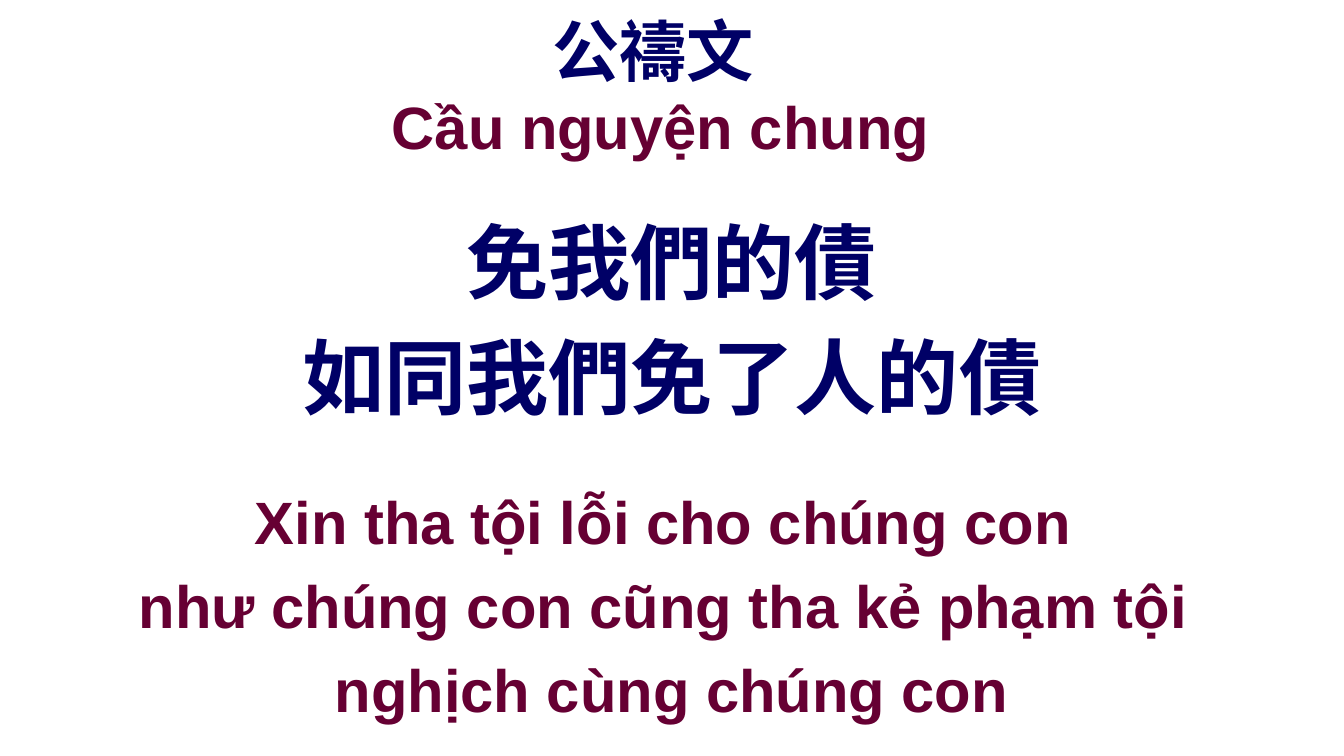
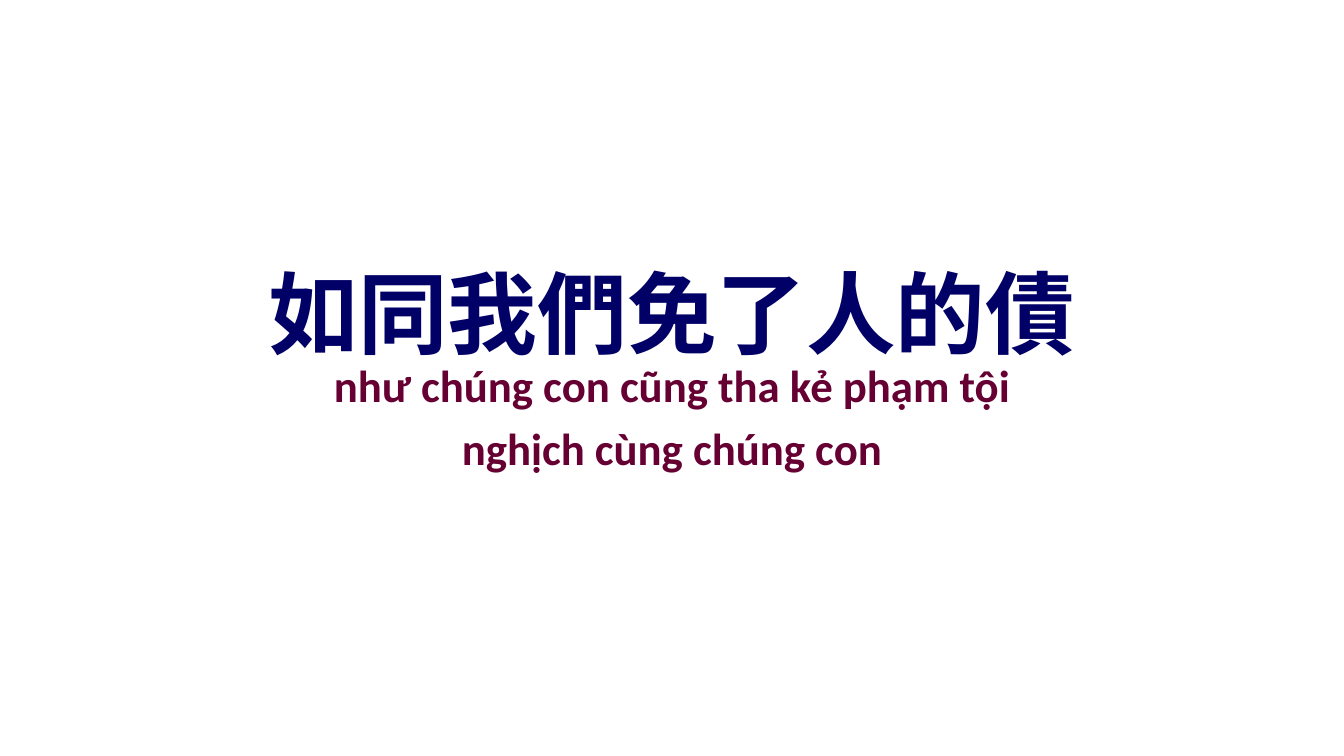
Before and after one commit to batisuoc/other-ppts, a slide deck: slide 32 of 聯合崇拜流程.pptx (slide 24 before the commit). Drawn at 1344x756 pixels with LibreOffice and Linux fonts; fonts in the diff are those of the drawing; background and template pictures are left out. Boxes give left, top, right and bottom in pixels: in the first picture for what was removed or moved away, otherwise in the second. Text is boxed around its words. In the diff, an @@ line names an element or a change of style, - is before the commit and + after.

```diff
--- a/聯合崇拜流程.pptx
+++ b/聯合崇拜流程.pptx
@@ title removed at <box>392,18,929,161</box> @@
-公禱文
-Cầu nguyện chung
@@ text "如同我們免了人的債": place and size @@
-text "如同我們免了人的債" at <box>302,223,1041,416</box>
+text "如同我們免了人的債" at <box>269,270,1075,356</box>
@@ text "如同我們免了人的債" at <box>269,270,1075,356</box>: size 44 to 48 pt @@
@@ text at <box>466,223,877,301</box>: paragraph removed @@
-免我們的債
@@ text "như chúng con cũng tha ...": place and size @@
-text "như chúng con cũng tha ..." at <box>139,497,1187,723</box>
+text "như chúng con cũng tha ..." at <box>334,370,1010,473</box>
@@ text "như chúng con cũng tha ..." at <box>334,370,1010,473</box>: size 32 to 24 pt, font Arial to Calibri; less space between paragraphs @@
@@ text at <box>255,497,1070,556</box>: paragraph removed @@
-Xin tha tội lỗi cho chúng con
```
Also in this commit, not shown: 13 other slides changed, 15 slides added, 1 slide removed.
